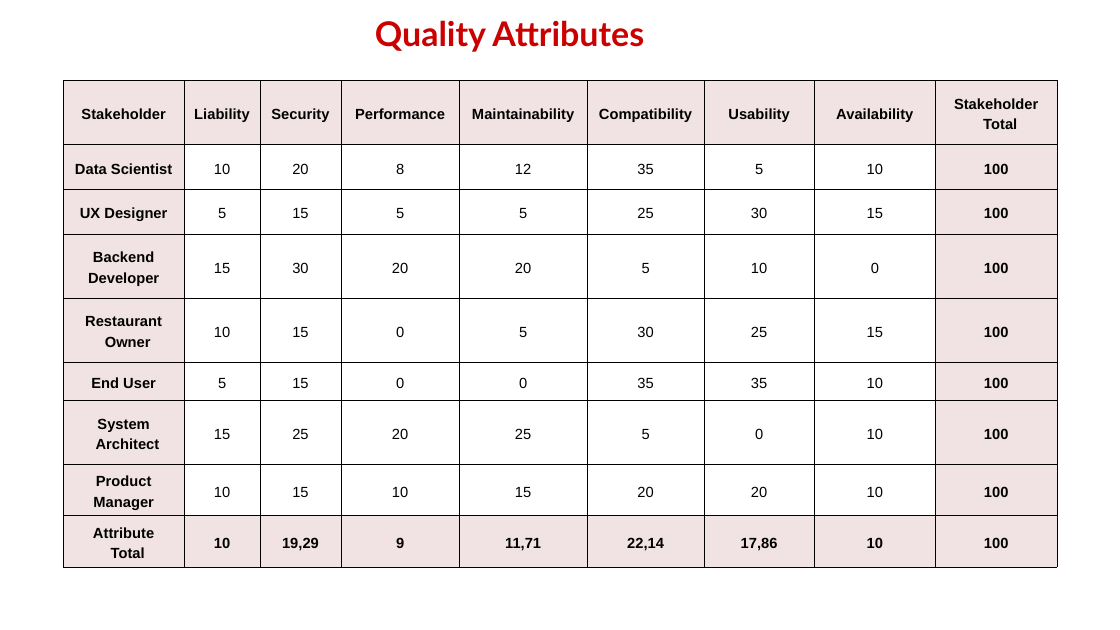
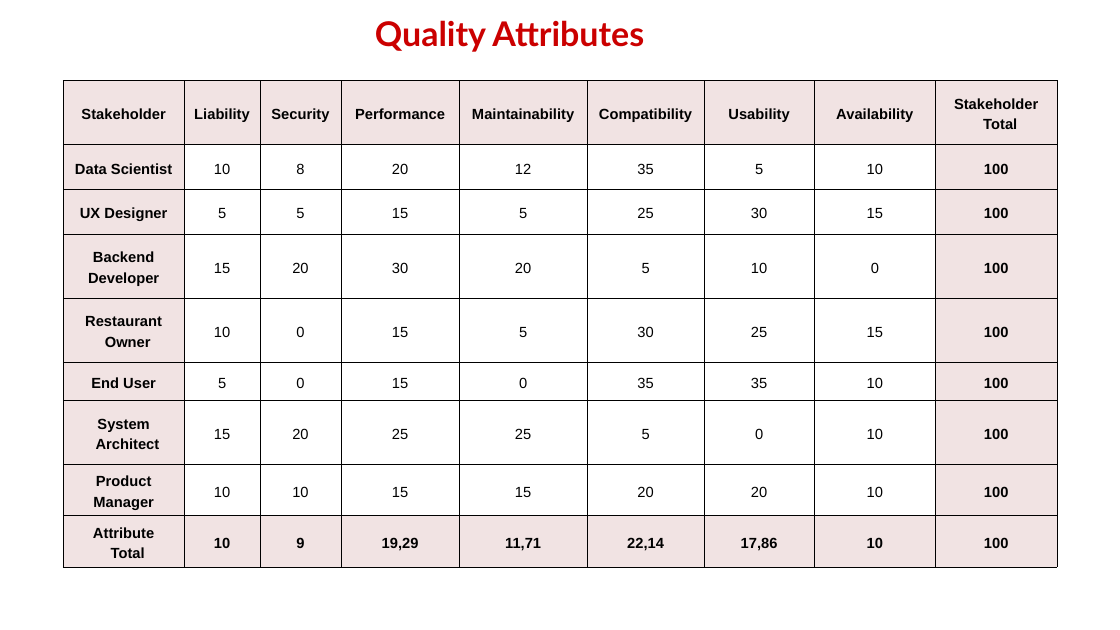
Before and after one commit to Jucer74/SoftwareArchitecture, a slide deck: slide 7 of Project/Context/tastebud.context.pptx. Drawn at 1120x630 pixels with LibreOffice and Linux fonts; fonts in the diff are those of the drawing; background and template pictures are left out. Boxes give left, top, right and bottom in pixels: in the first picture for what was removed or moved away, otherwise in the second. Text is boxed around its words. In the diff, an @@ line names an element or a change of style, - is before the commit and + after.

Commit message:
changed plans

```diff
--- a/Project/Context/tastebud.context.pptx
+++ b/Project/Context/tastebud.context.pptx
@@ table at [63,81,1058,567] @@
-row 2, column 3: 20
+row 2, column 3: 8
-row 2, column 4: 8
+row 2, column 4: 20
-row 3, column 3: 15
+row 3, column 3: 5
-row 3, column 4: 5
+row 3, column 4: 15
-row 4, column 3: 30
+row 4, column 3: 20
-row 4, column 4: 20
+row 4, column 4: 30
-row 5, column 3: 15
+row 5, column 3: 0
-row 5, column 4: 0
+row 5, column 4: 15
-row 6, column 3: 15
+row 6, column 3: 0
-row 6, column 4: 0
+row 6, column 4: 15
-row 7, column 3: 25
+row 7, column 3: 20
-row 7, column 4: 20
+row 7, column 4: 25
-row 8, column 3: 15
+row 8, column 3: 10
-row 8, column 4: 10
+row 8, column 4: 15
-row 9, column 3: 19,29
+row 9, column 3: 9
-row 9, column 4: 9
+row 9, column 4: 19,29
```
